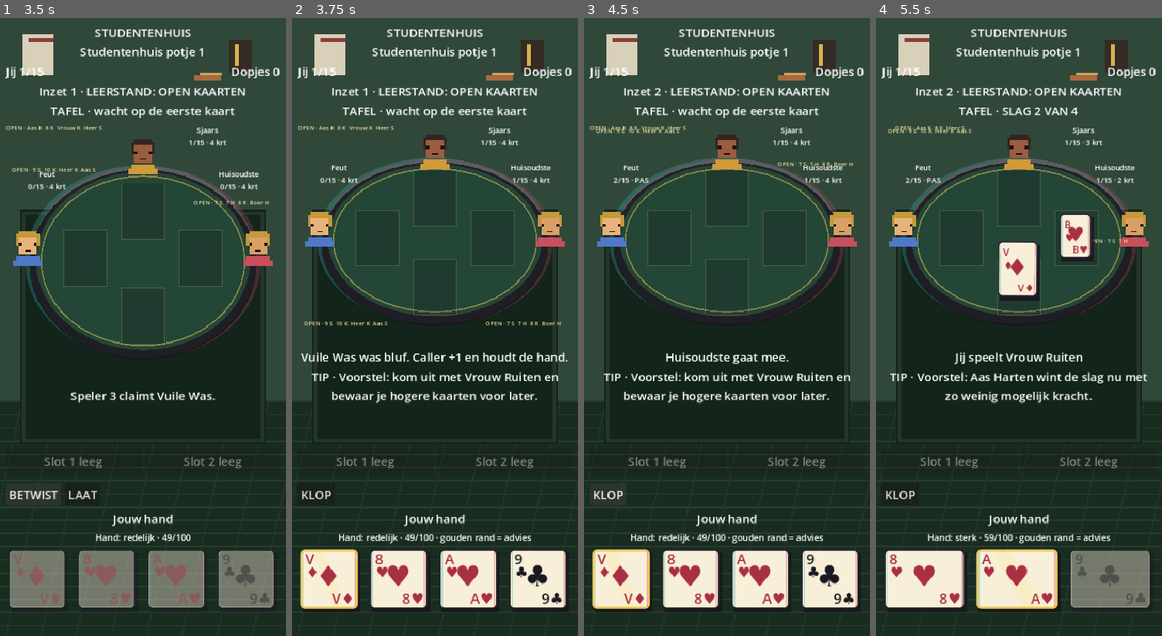
Above: before the commit, frames 1-4 (left to right).
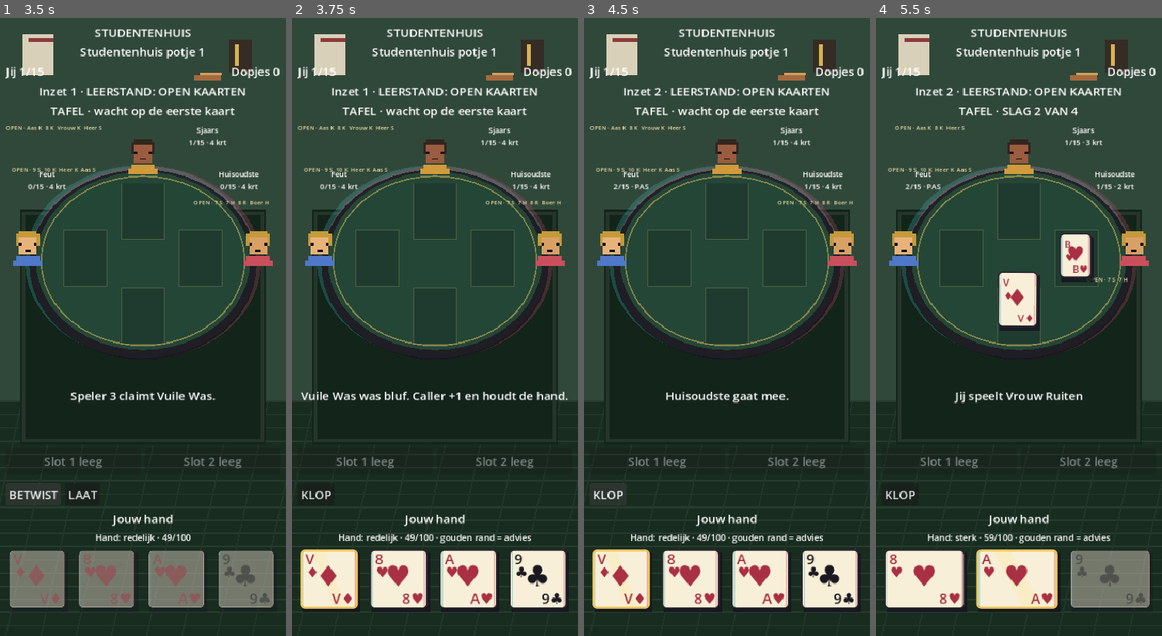
Above: after the commit, the same moments.

Repository: arnaudhfst33/toepnacht
Game: Godot game, scene res://scenes/menu.tscn
Two runs of this game, one before a commit and one after it. Both use one fixed random seed, a clock stepped at 60 frames per second and the inputs below.
Inputs (mouse positions are in pixels of both pictures, inside the frame that each line leads up to):
- Up to frame 1 (3.5 s): click "SPELEN" at 0.5 s; click "Studentenhuis" at 1.25 s; click "VUILE WAS" at 2 s; click "BETWIST" at 2.75 s
- Up to frame 2 (3.75 s): click "LAAT" at 3.5 s
- Up to frame 3 (4.5 s): click "KLOP" at 4.25 s
- Up to frame 4 (5.5 s): click (913, 580) at 5.02 s

Frame 1 is identical in both runs. In frame 2, 11% of the frame differs, in the area x 3-97%, y 18-63%; in frame 3, 10%; in frame 4, 12%, in the area x 4-96%, y 17-63%.

Commit message:
Show card tips without moving table

Diff:
--- a/scripts/ui/table_ui.gd
+++ b/scripts/ui/table_ui.gd
@@ -21,6 +21,7 @@
 var challenge_button: Button
 var decline_button: Button
 var tip_label: Label
+var card_tip_panel: PanelContainer
 var armoede_label: Label
 var caps_label: Label
 var peek_label: Label
@@ -120,7 +121,6 @@
 	middle.add_child(status_label)
 
 	tip_label = UiLayout.wrap_label()
-	middle.add_child(tip_label)
 
 	armoede_label = UiLayout.wrap_label()
 	middle.add_child(armoede_label)
@@ -218,6 +218,19 @@
 	UiLayout.fill_rect(animation_layer, 0)
 	add_child(animation_layer)
 
+	card_tip_panel = PanelContainer.new()
+	card_tip_panel.mouse_filter = Control.MOUSE_FILTER_IGNORE
+	card_tip_panel.anchor_left = 0.04
+	card_tip_panel.anchor_right = 0.96
+	card_tip_panel.anchor_top = 1.0
+	card_tip_panel.anchor_bottom = 1.0
+	card_tip_panel.offset_top = -214
+	card_tip_panel.offset_bottom = -126
+	card_tip_panel.add_theme_stylebox_override("panel", UiLayout.pixel_panel(Color("17151cf2"), Color("e7bd4c")))
+	card_tip_panel.add_child(tip_label)
+	card_tip_panel.visible = false
+	add_child(card_tip_panel)
+
 
 func _on_knock() -> void:
 	if session.human_knock():
@@ -296,8 +309,8 @@
 		stake_label.text += " · LEERSTAND: OPEN KAARTEN"
 	trick_label.text = _trick_title(game)
 	status_label.text = session.status_text
-	tip_label.text = "TIP · %s" % session.tip_text
-	tip_label.visible = _tips_enabled() and session.tip_text != ""
+	if not _tips_enabled():
+		_hide_card_tip()
 	hand_strength_label.text = CardAdvisor.hand_summary(game.players[0].hand)
 	if CardAdvisor.recommended_card(game) != null and _tips_enabled():
 		hand_strength_label.text += " · gouden rand = advies"
@@ -375,6 +388,7 @@
 
 
 func _rebuild_hand(game: ToepenGame) -> void:
+	_hide_card_tip()
 	for child in hand_row.get_children():
 		child.queue_free()
 	var human := game.players[0]
@@ -406,17 +420,22 @@
 		button.tooltip_text = card_tip
 		button.mouse_entered.connect(func() -> void:
 			if _tips_enabled():
-				tip_label.text = "KAART · %s" % card_tip
-				tip_label.visible = true
+				_show_card_tip(card_tip)
 			_animate_card(button, Vector2(1.04, 1.04))
 		)
 		button.mouse_exited.connect(func() -> void:
-			tip_label.text = "TIP · %s" % session.tip_text
-			tip_label.visible = _tips_enabled() and session.tip_text != ""
+			_hide_card_tip()
 			_animate_card(button, Vector2.ONE)
 		)
-		button.button_down.connect(func() -> void: _animate_card(button, Vector2(0.96, 0.96)))
-		button.button_up.connect(func() -> void: _animate_card(button, Vector2.ONE))
+		button.button_down.connect(func() -> void:
+			if _tips_enabled():
+				_show_card_tip(card_tip)
+			_animate_card(button, Vector2(0.96, 0.96))
+		)
+		button.button_up.connect(func() -> void:
+			_hide_card_tip()
+			_animate_card(button, Vector2.ONE)
+		)
 		var captured := card
 		button.pressed.connect(func() -> void:
 			if session.power_mode == "ruilen":
@@ -440,6 +459,24 @@
 	tween.set_trans(Tween.TRANS_QUAD)
 	tween.set_ease(Tween.EASE_OUT)
 	tween.tween_property(button, "scale", target, duration)
+
+
+func _show_card_tip(text: String) -> void:
+	if card_tip_panel == null:
+		return
+	tip_label.text = "KAARTTIP · %s" % text
+	card_tip_panel.visible = true
+	card_tip_panel.modulate.a = 0.0
+	card_tip_panel.scale = Vector2(0.98, 0.98)
+	card_tip_panel.pivot_offset = card_tip_panel.size * 0.5
+	var tween := card_tip_panel.create_tween().set_parallel(true)
+	tween.tween_property(card_tip_panel, "modulate:a", 1.0, 0.1)
+	tween.tween_property(card_tip_panel, "scale", Vector2.ONE, 0.12).set_trans(Tween.TRANS_BACK).set_ease(Tween.EASE_OUT)
+
+
+func _hide_card_tip() -> void:
+	if card_tip_panel != null:
+		card_tip_panel.visible = false
 
 
 func _play_presentation_events() -> void:
